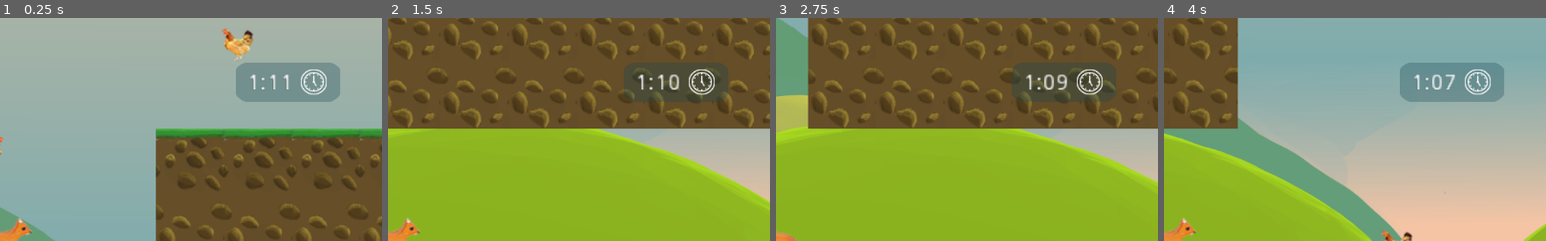
Above: before the commit, frames 1-4 (left to right).
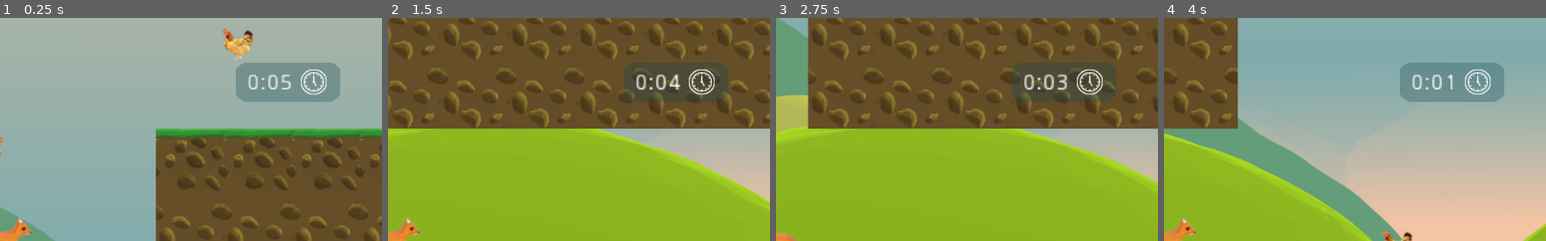
Above: after the commit, the same moments.

Repository: drxwat/ChickenAlarm
Game: Godot game, scene res://Main.tscn
Two runs of this game, one before a commit and one after it. Both use one fixed random seed, a clock stepped at 60 frames per second and the inputs below.
Inputs:
- Up to frame 1 (0.25 s): no input
- Up to frame 2 (1.5 s): hold Right (ui_right) from 0.53 s (still down); tap Space at 0.77 s
- Up to frame 3 (2.75 s): tap Space at 1.52 s; release Right (ui_right) at 2.03 s; hold Left (ui_left) from 2.03 s (still down)
- Up to frame 4 (4 s): release Left (ui_left) at 2.78 s; hold Right (ui_right) from 2.78 s (still down); tap Space at 3.02, 3.77 s
The pictures show only the part of the screen within x 50-100%, y 0-50%; the shares and areas given below are measured in that part.

The runs differ from the first frame. In frame 1, 0.3% of the frame differs, in the area x 65-77%, y 25-33%; in frame 2, 0.4%; in frame 3, 0.2%; in frame 4, 0.2%.

Commit message:
game over screen

Diff:
--- a/Main.gd
+++ b/Main.gd
@@ -3,9 +3,14 @@
 var gui_time: Label
 var gui_chick_num: Label
 var catched_chickens := 0
+var _tween: Tween
+var win = false
+var lose = false
+
 onready var chickens_num := $Chickens.get_child_count()
+onready var game_over_hover: Control
 
-export var time_left := 71
+export var time_left := 5
 
 func _ready():
 	gui_time = $Player/GUI/NinePatchRect2/TimeLeft
@@ -13,6 +18,9 @@
 
 	gui_chick_num = $Player/GUI/NinePatchRect/ChickensNum
 	set_catched_chickens_n(catched_chickens, chickens_num)
+
+	_tween = get_node("Tween")
+	game_over_hover = $Player/GameOver
 
 
 func _on_Timer_timeout():
@@ -34,13 +42,34 @@
 	catched_chickens += 1
 	chicken_node.queue_free()
 	set_catched_chickens_n(catched_chickens, chickens_num)
+	check_game_over()
 
 
 func check_game_over():
 	if (catched_chickens == chickens_num):
-		print("Win")
+		win = true
+		game_over()
 	if (time_left <= 0):
-		print("Lose")
+		lose = true
+		game_over()
+
 
 func set_catched_chickens_n(current: int, all: int):
 	gui_chick_num.text = "%s / %s" % [current, all]
+
+
+func game_over():
+	if (_tween.is_active()):
+		# warning-ignore:return_value_discarded
+		_tween.stop_all()
+	# warning-ignore:return_value_discarded
+	_tween.interpolate_property(
+		game_over_hover, "modulate",
+		game_over_hover.modulate, # from
+		Color(game_over_hover.modulate.r, game_over_hover.modulate.g, game_over_hover.modulate.b, 1), # to
+		0.5, Tween.TRANS_LINEAR, Tween.EASE_IN_OUT
+		)
+	# warning-ignore:return_value_discarded
+	_tween.start()
+	$MainTheme.stop()
+	$GameOver.play()
--- a/Main.tscn
+++ b/Main.tscn
@@ -17,6 +17,8 @@
 [ext_resource path="res://textures/background/Hill-1.PNG" type="Texture" id=15]
 [ext_resource path="res://sfx/chicken-1.wav" type="AudioStream" id=16]
 [ext_resource path="res://sfx/chicken-2.wav" type="AudioStream" id=17]
+[ext_resource path="res://scenes/GameOver.tscn" type="PackedScene" id=18]
+[ext_resource path="res://sfx/GameOver.wav" type="AudioStream" id=19]
 
 [sub_resource type="RectangleShape2D" id=1]
 extents = Vector2( 30, 22 )
@@ -27,15 +29,45 @@
 [node name="Root" type="Node2D"]
 script = ExtResource( 10 )
 
-[node name="AudioStreamPlayer" type="AudioStreamPlayer" parent="."]
+[node name="MainTheme" type="AudioStreamPlayer" parent="."]
 stream = ExtResource( 9 )
 autoplay = true
+
+[node name="GameOver" type="AudioStreamPlayer" parent="."]
+stream = ExtResource( 19 )
 
 [node name="Ground" type="TileMap" parent="."]
 tile_set = ExtResource( 1 )
 format = 1
 tile_data = PoolIntArray( -3080227, 4, 0, -3080226, 4, 0, -3080214, 4, 0, -3080213, 4, 0, -3080212, 4, 0, -3014692, 4,  …(8473 unchanged characters)…
 script = ExtResource( 4 )
+
+[node name="Chickens" type="Node2D" parent="."]
+
+[node name="Chicken" parent="Chickens" instance=ExtResource( 7 )]
+
+[node name="Chicken6" parent="Chickens" instance=ExtResource( 7 )]
+position = Vector2( 1046.41, -336.984 )
+
+[node name="Chicken7" parent="Chickens" instance=ExtResource( 7 )]
+position = Vector2( 605.367, -302.617 )
+
+[node name="Chicken8" parent="Chickens" instance=ExtResource( 7 )]
+position = Vector2( 1302.73, -438.653 )
+
+[node name="Chicken2" parent="Chickens" instance=ExtResource( 7 )]
+position = Vector2( -821.751, -236.065 )
+
+[node name="Chicken3" parent="Chickens" instance=ExtResource( 7 )]
+position = Vector2( 459.367, -213.268 )
+
+[node name="Chicken4" parent="Chickens" instance=ExtResource( 7 )]
+position = Vector2( 1670.56, -264.956 )
+
+[node name="Chicken5" parent="Chickens" instance=ExtResource( 7 )]
+position = Vector2( 2341.13, -274.344 )
+
+[node name="Dog" parent="." instance=ExtResource( 11 )]
 
 [node name="Player" type="KinematicBody2D" parent="."]
 position = Vector2( 1069.64, -233.571 )
@@ -85,35 +117,18 @@
 [node name="CollisionShape2D" type="CollisionShape2D" parent="Player/EnemyDetector"]
 shape = SubResource( 2 )
 
-[node name="Chickens" type="Node2D" parent="."]
-
-[node name="Chicken" parent="Chickens" instance=ExtResource( 7 )]
-
-[node name="Chicken6" parent="Chickens" instance=ExtResource( 7 )]
-position = Vector2( 1046.41, -336.984 )
-
-[node name="Chicken7" parent="Chickens" instance=ExtResource( 7 )]
-position = Vector2( 605.367, -302.617 )
-
-[node name="Chicken8" parent="Chickens" instance=ExtResource( 7 )]
-position = Vector2( 1302.73, -438.653 )
-
-[node name="Chicken2" parent="Chickens" instance=ExtResource( 7 )]
-position = Vector2( -821.751, -236.065 )
-
-[node name="Chicken3" parent="Chickens" instance=ExtResource( 7 )]
-position = Vector2( 459.367, -213.268 )
-
-[node name="Chicken4" parent="Chickens" instance=ExtResource( 7 )]
-position = Vector2( 1670.56, -264.956 )
-
-[node name="Chicken5" parent="Chickens" instance=ExtResource( 7 )]
-position = Vector2( 2341.13, -274.344 )
+[node name="GameOver" parent="Player" instance=ExtResource( 18 )]
+anchor_left = 0.5
+anchor_top = 0.5
+anchor_right = 0.5
+anchor_bottom = 0.5
+margin_left = -404.643
+margin_top = -210.376
+margin_right = 405.358
+margin_bottom = 229.624
 
 [node name="Timer" type="Timer" parent="."]
 autostart = true
-
-[node name="Dog" parent="." instance=ExtResource( 11 )]
 
 [node name="ParallaxBackground" type="ParallaxBackground" parent="."]
 
@@ -155,6 +170,8 @@
 texture = ExtResource( 15 )
 centered = false
 offset = Vector2( 0, -960 )
+
+[node name="Tween" type="Tween" parent="."]
 [connection signal="on_chicken_catch" from="Player" to="." method="_on_Player_on_chicken_catch"]
 [connection signal="body_shape_entered" from="Player/EnemyDetector" to="Player" method="_on_EnemyDetector_body_shape_entered"]
 [connection signal="timeout" from="Timer" to="." method="_on_Timer_timeout"]
--- /dev/null
+++ b/scenes/GameOver.tscn
@@ -0,0 +1,31 @@
+[gd_scene format=2]
+
+[node name="GameOver" type="Control"]
+modulate = Color( 1, 1, 1, 0 )
+margin_right = 720.0
+margin_bottom = 420.0
+__meta__ = {
+"_edit_use_anchors_": false
+}
+
+[node name="hover" type="ColorRect" parent="."]
+anchor_right = 1.0
+anchor_bottom = 1.0
+color = Color( 0, 0, 0, 1 )
+__meta__ = {
+"_edit_use_anchors_": false
+}
+
+[node name="Label" type="Label" parent="."]
+anchor_left = 0.5
+anchor_top = 0.5
+anchor_right = 0.5
+anchor_bottom = 0.5
+margin_left = -20.0
+margin_top = -7.0
+margin_right = 20.0
+margin_bottom = 7.0
+text = "Game Over"
+__meta__ = {
+"_edit_use_anchors_": false
+}
Not shown: 1 places in Main.tscn that only renumber resources
Not shown, added: sfx/GameOver.wav.import
Not shown, added: sfx/GameOver.wav
